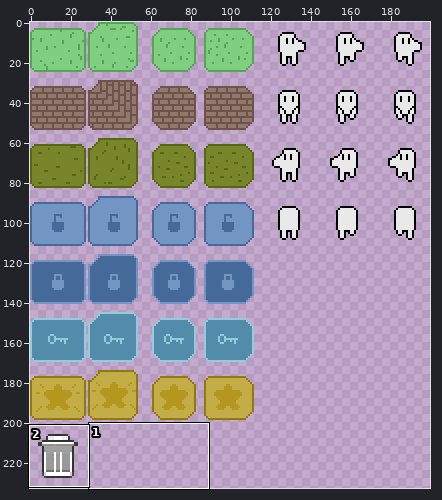
Sprite sheet -- dist/sprites_2.png. Above, an overview of the earlier version with the close-up marked.
Close-up. Before:
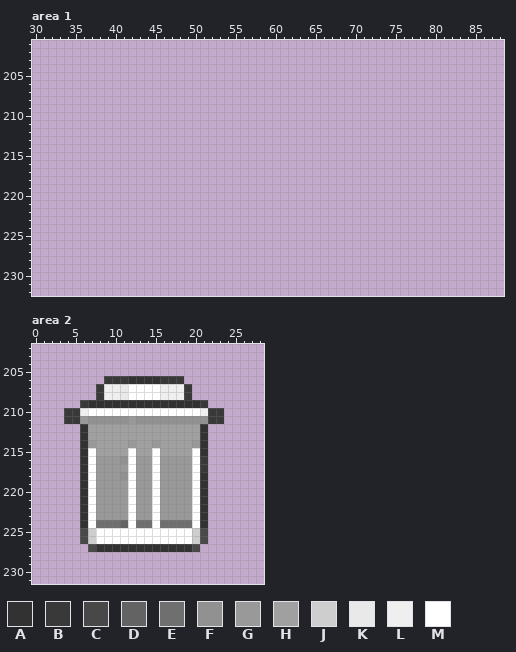
The file is 464x290 pixels. Colours within 5 levels of each other are drawn and written as one. Shown: area 1: x 30..88, y 201..232; area 2: x 0..28, y 202..231. The wide view leaves out empty margins.
Palette (. is transparent): A #323232  B #393939  C #484848  D #636363  E #6f6f6f  F #919191  G #999999  H #a0a0a0  J #cecece  K #e9e9e9  L #efefef  M #ffffff
The same view after the edit:
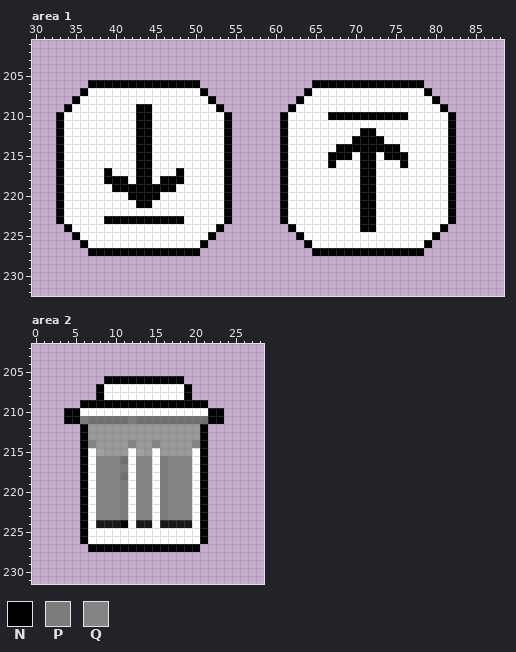
Colours new in this view: N #000000  P #7c7c7c  Q #848484
Diff:
@@ palette @@
-E #6f6f6f
+E #181818
-F #919191
+F #6f6f6f
--- area 1
@@ x 30..88 @@
 205 ...........................................................
-206 ...........................................................
-207 ...........................................................
-208 ...........................................................
-209 ...........................................................
-210 ...........................................................
-211 ...........................................................
-212 ...........................................................
-213 ...........................................................
-214 ...........................................................
-215 ...........................................................
-216 ...........................................................
-217 ...........................................................
-218 ...........................................................
-219 ...........................................................
-220 ...........................................................
-221 ...........................................................
-222 ...........................................................
-223 ...........................................................
-224 ...........................................................
-225 ...........................................................
-226 ...........................................................
-227 ...........................................................
+206 .......NNNNNNNNNNNNNN..............NNNNNNNNNNNNNN..........
+207 ......NMMMMMMMMMMMMMMN............NMMMMMMMMMMMMMMN.........
+208 .....NMMMMMMMMMMMMMMMMN..........NMMMMMMMMMMMMMMMMN........
+209 ....NMMMMMMMMNNMMMMMMMMN........NMMMMMMMMMMMMMMMMMMN.......
+210 ...NMMMMMMMMMNNMMMMMMMMMN......NMMMMMNNNNNNNNNNMMMMMN......
+211 ...NMMMMMMMMMNNMMMMMMMMMN......NMMMMMMMMMMMMMMMMMMMMN......
+212 ...NMMMMMMMMMNNMMMMMMMMMN......NMMMMMMMMMNNMMMMMMMMMN......
+213 ...NMMMMMMMMMNNMMMMMMMMMN......NMMMMMMMMNNNNMMMMMMMMN......
+214 ...NMMMMMMMMMNNMMMMMMMMMN......NMMMMMMNNNNNNNNMMMMMMN......
+215 ...NMMMMMMMMMNNMMMMMMMMMN......NMMMMMNNNMNNMNNNMMMMMN......
+216 ...NMMMMMMMMMNNMMMMMMMMMN......NMMMMMNMMMNNMMMNMMMMMN......
+217 ...NMMMMMNMMMNNMMMNMMMMMN......NMMMMMMMMMNNMMMMMMMMMN......
+218 ...NMMMMMNNNMNNMNNNMMMMMN......NMMMMMMMMMNNMMMMMMMMMN......
+219 ...NMMMMMMNNNNNNNNMMMMMMN......NMMMMMMMMMNNMMMMMMMMMN......
+220 ...NMMMMMMMMNNNNMMMMMMMMN......NMMMMMMMMMNNMMMMMMMMMN......
+221 ...NMMMMMMMMMNNMMMMMMMMMN......NMMMMMMMMMNNMMMMMMMMMN......
+222 ...NMMMMMMMMMMMMMMMMMMMMN......NMMMMMMMMMNNMMMMMMMMMN......
+223 ...NMMMMMNNNNNNNNNNMMMMMN......NMMMMMMMMMNNMMMMMMMMMN......
+224 ....NMMMMMMMMMMMMMMMMMMN........NMMMMMMMMNNMMMMMMMMN.......
+225 .....NMMMMMMMMMMMMMMMMN..........NMMMMMMMMMMMMMMMMN........
+226 ......NMMMMMMMMMMMMMMN............NMMMMMMMMMMMMMMN.........
+227 .......NNNNNNNNNNNNNN..............NNNNNNNNNNNNNN..........
 228 ...........................................................
--- area 2
@@ x 0..28 @@
 205 .............................
-206 .........BBBAAAABBB..........
-207 ........BLLKMMMMLLLB.........
-208 ........BLLKMMMMLLLB.........
-209 ......BAAAAAAAAAAAAAAB.......
-210 ....BBLMMMMMMMMMMMMMMLBB.....
-211 ....BBGFFFFFGFFFFFFFFFBB.....
-212 ......AHHHHHHHHHHHHHHA.......
-213 ......AHHHHHHHHHHHHHHA.......
-214 ......AGHHHHGHHGHHHHGA.......
-215 ......AMHHHHMHHMHHHHMA.......
-216 ......AMGGGFMGGMGGGGMB.......
-217 ......AMGGGGMGGMGGGGMB.......
-218 ......AMGGGFMGGMGGGGMA.......
-219 ......AMGGGGMGGMGGGGMA.......
-220 ......AMGGGGMGGMGGGGMA.......
-221 ......AMGGGGMGGMGGGGMA.......
-222 ......AMGGGGMGGMGGGGMA.......
-223 ......AMGGGGMGGMGGGGMA.......
-224 ......AMEEEDMEEMEEEEMA.......
-225 ......CJMMMMMMMMMMMMJC.......
-226 ......CJMMMMMMMMMMMMJC.......
-227 .......CAAAAAAAAAAAAC........
+206 .........NNNNNNNNNN..........
+207 ........NMMMMMMMMMMN.........
+208 ........NMMMMMMMMMMN.........
+209 ......NNNNNNNNNNNNNNNN.......
+210 ....NNMMMMMMMMMMMMMMMMNN.....
+211 ....NNPFFFFFPFFFFFFFFFNN.....
+212 ......NGGGGGGGGGGGGGGN.......
+213 ......NGGGGGGGGGGGGGGN.......
+214 ......NQGGGGQGGQGGGGQN.......
+215 ......NMHGGGMHGMGGGGMN.......
+216 ......NMQQQFMQQMPQQQMN.......
+217 ......NMQQQPMQQMPQQQMN.......
+218 ......NMQQQFMQQMPQQQMN.......
+219 ......NMQQQPMQQMPQQQMN.......
+220 ......NMQQQPMQQMPQQQMN.......
+221 ......NMQQQPMQQMPQQQMN.......
+222 ......NMQQQPMQQMPQQQMN.......
+223 ......NMQQQPMQQMPQQQMN.......
+224 ......NMEEENMEEMEEEEMN.......
+225 ......NMMMMMMMMMMMMMMN.......
+226 ......NMMMMMMMMMMMMMMN.......
+227 .......NNNNNNNNNNNNNN........
 228 .............................
Boxes around the changes in both close-ups, in picture pixels (x1, y1, x2, y2):
added: (56, 80, 232, 256)
added: (280, 80, 456, 256)
changed: (64, 376, 224, 552)
